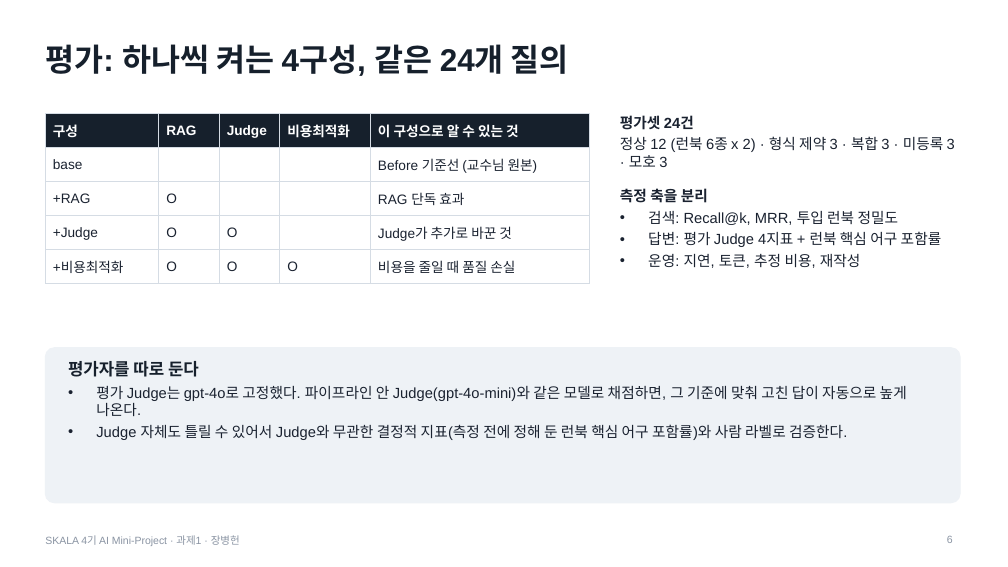
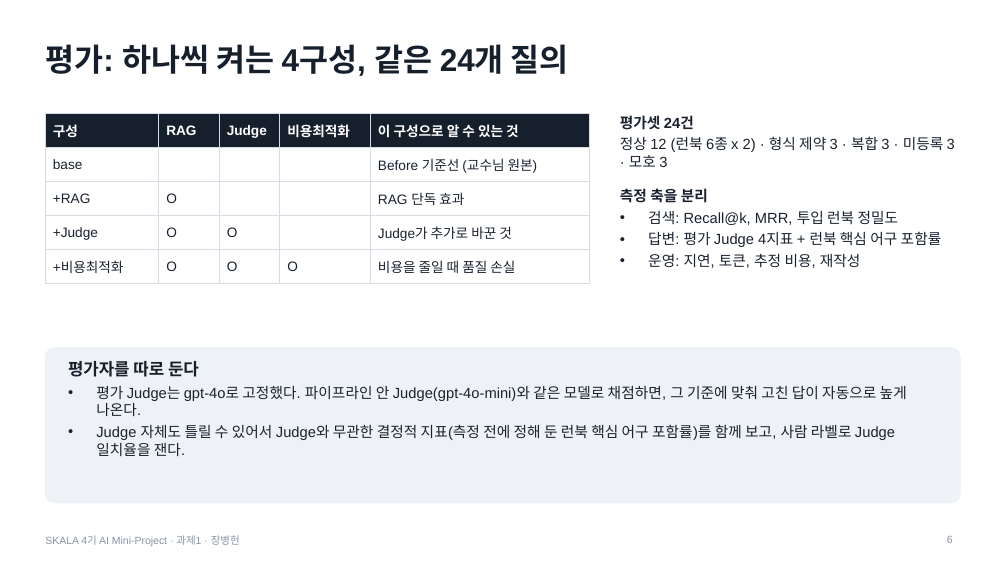
Before and after one commit to jang961111-hash/incident-agent-ablation, a slide deck: slide 6 of deck/incident-agent-ablation.pptx. Drawn at 1008x567 pixels with LibreOffice and Linux fonts; fonts in the diff are those of the drawing. Boxes give left, top, right and bottom in pixels: in the first picture for what was removed or moved away, otherwise in the second. Text is boxed around its words. In the diff, an @@ line names an element or a change of style, - is before the commit and + after.

```diff
--- a/deck/incident-agent-ablation.pptx
+++ b/deck/incident-agent-ablation.pptx
@@ text at [96, 424, 895, 456]: text changed @@
-• Judge 자체도 틀릴 수 있어서 Judge와 무관한 결정적 지표(측정 전에 정해 둔 런북 핵심 어구 포함률)와 사람 라벨로 검증한다.
+• Judge 자체도 틀릴 수 있어서 Judge와 무관한 결정적 지표(측정 전에 정해 둔 런북 핵심 어구 포함률)를 함께 보고, 사람 라벨로 Judge 일치율을 잰다.
```
Also in this commit, not shown: 4 other slides changed, 6 other files.
